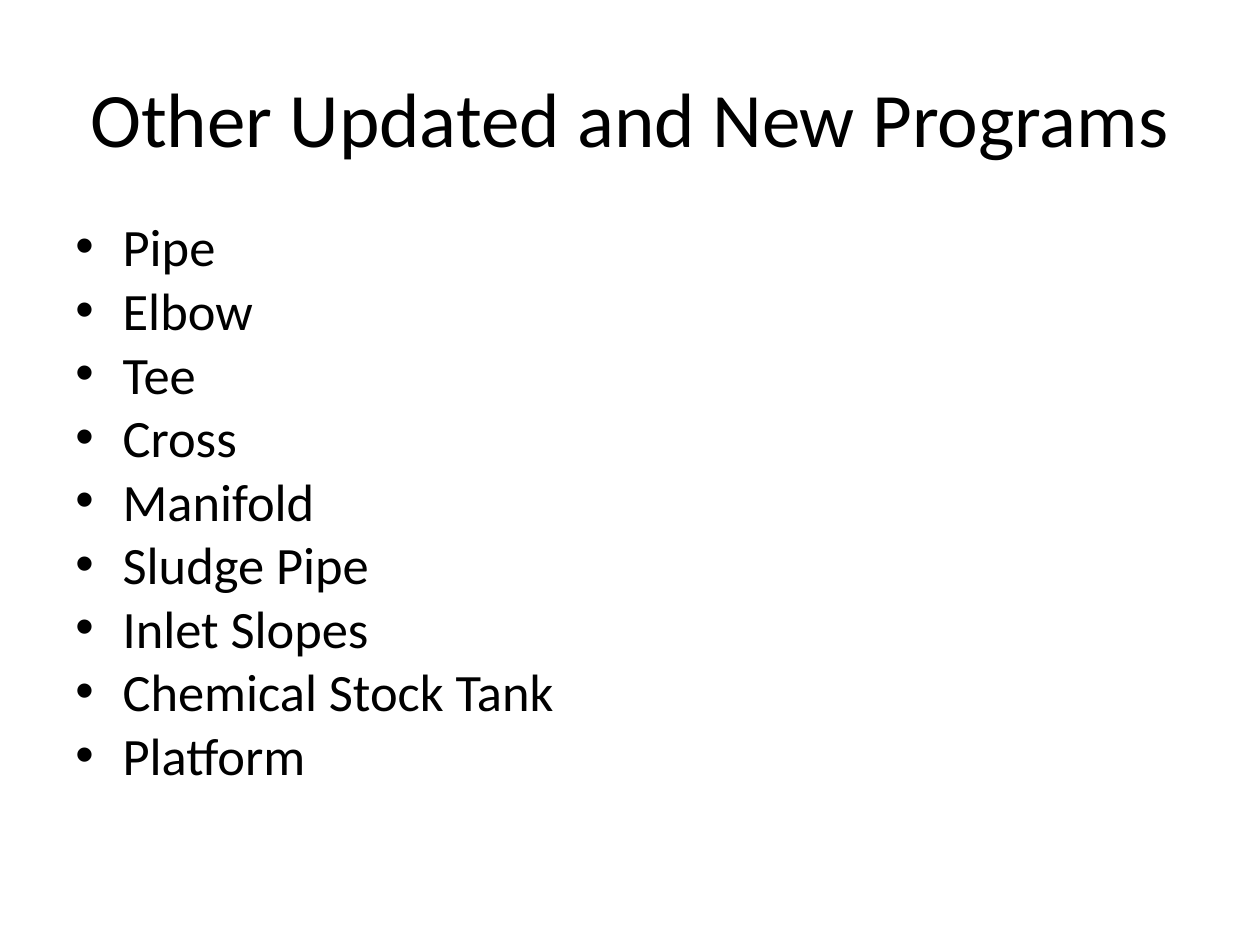
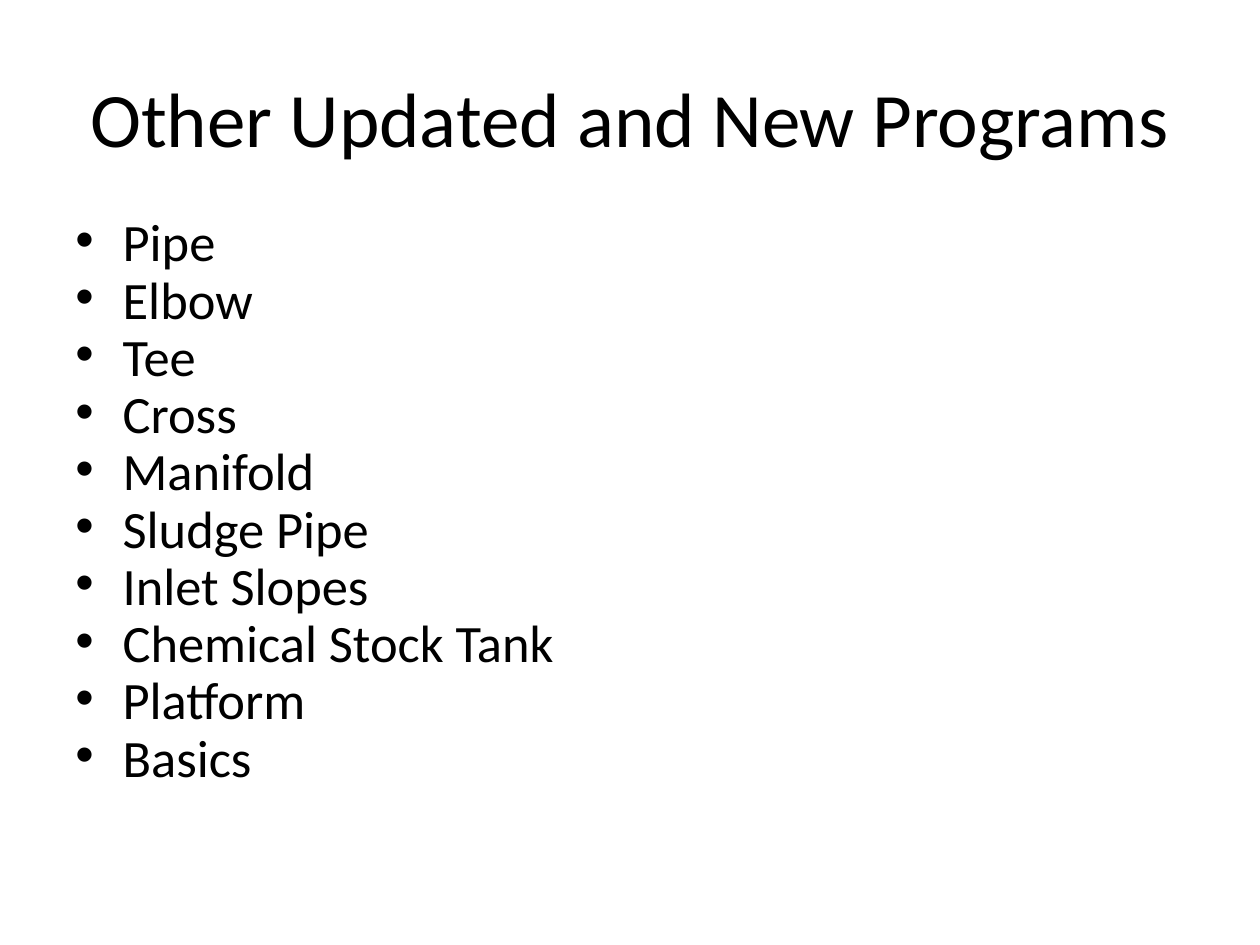
Before and after one commit to AguaClara/mathcad, a slide deck: slide 9 of Automated Design/AutoCAD Help (Documentation)/Alissa1.ppt. Drawn at 1260x945 pixels with LibreOffice and Linux fonts; fonts in the diff are those of the drawing. Boxes give left, top, right and bottom in pixels: in the first picture for what was removed or moved away, otherwise in the second. Text is boxed around its words. In the diff, an @@ line names an element or a change of style, - is before the commit and + after.

```diff
--- a/Automated Design/AutoCAD Help (Documentation)/Alissa1.ppt
+++ b/Automated Design/AutoCAD Help (Documentation)/Alissa1.ppt
@@ text at <box>123,225,554,720</box>: line spacing 0.8 to 0.7 @@
@@ text at <box>123,741,252,778</box>: paragraph added @@
+• Basics
```
Also in this commit, not shown: 1 other file.
